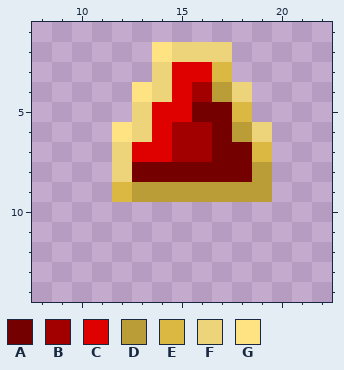
Pixel-art sprite, stored at app/src/main/res/drawable/arrow_up.png. The picture above was drawn from the file before the commit.
The file is 128x128 pixels, drawn in blocks of 4x4; one block is one cell here. Shown: x 8..22, y 1..14. The old version is drawn lined up with the new one.
Palette (. is transparent): A #750000  B #a20000  C #df0000  D #bb9d38  E #dbb842  F #edd37a  G #ffe383
Pixels before, first column x 12:
 2 ..GFFF..
 3 ..FCCE..
 4 .GFCBDF.
 5 .FCCAAE.
 6 GFCBBADF
 7 FCCBBAAE
 8 FAAAAAAD
 9 EDDDDDDD
New version:
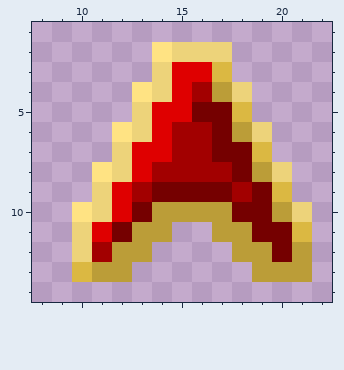
Message: Changed Arrows along side of board, updated board with all the treasure tiles incorporated into the base board.
The edit:
whole drawing moved by +0,+2 (the old picture is shown already moved)
Colour A is added in row 10 at x 13 and 18 to 19; in row 11 at x 12 and 19 to 20; in row 12 at x 20.
Colour A replaces colour D in row 9 at x 14 to 17 and 19.
Colour B is added in row 12 at x 11.
Colour B replaces colour A in row 8 at x 14 to 17.
Colour B replaces colour D in row 9 at x 13 and 18.
Colour C is added in row 10 at x 12; in row 11 at x 11.
Colour C replaces colour A in row 8 at x 13.
Colour C replaces colour E in row 9 at x 12.
Colour D is added in row 10 at x 14 to 17 and 20; in row 11 at x 13 to 14 and 17 to 18; in row 12 at x 12 to 13, 18 to 19 and 21; in row 13 at x 11 to 12 and 19 to 21.
Colour E is added in row 9 at x 20; in row 11 at x 21; in row 13 at x 10.
Colour F is added in row 8 at x 20; in row 9 at x 11; in row 10 at x 11 and 21; in rows 11 to 12 at x 10.
Colour G is added in row 8 at x 11; in row 10 at x 10.
